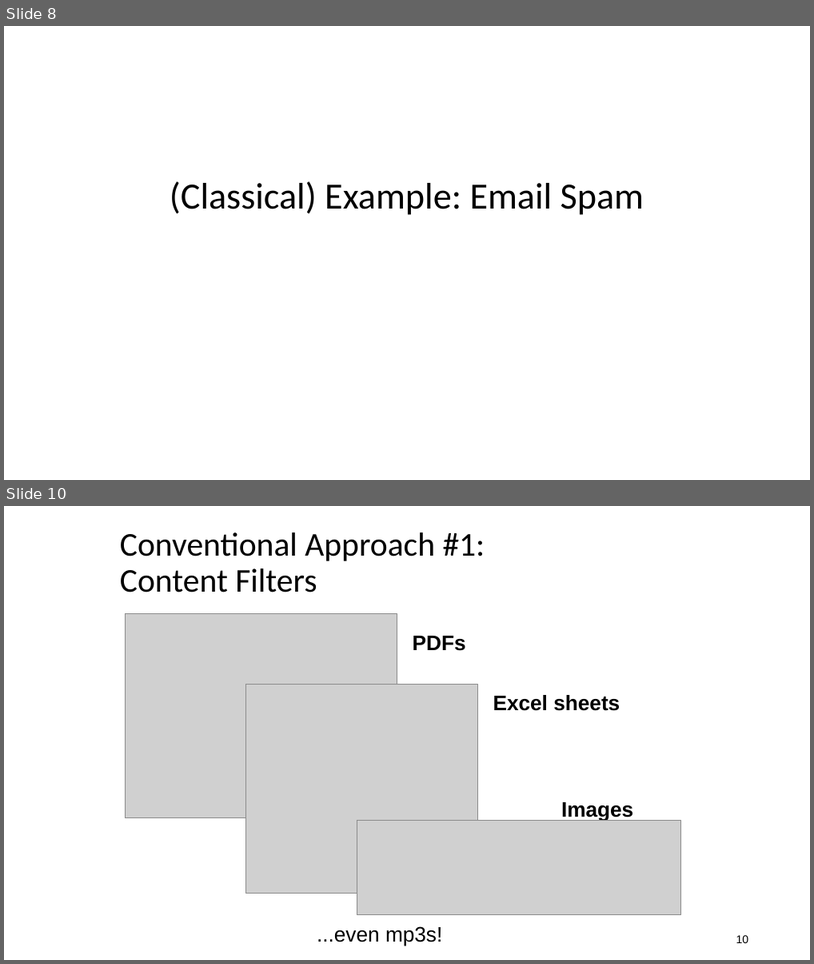
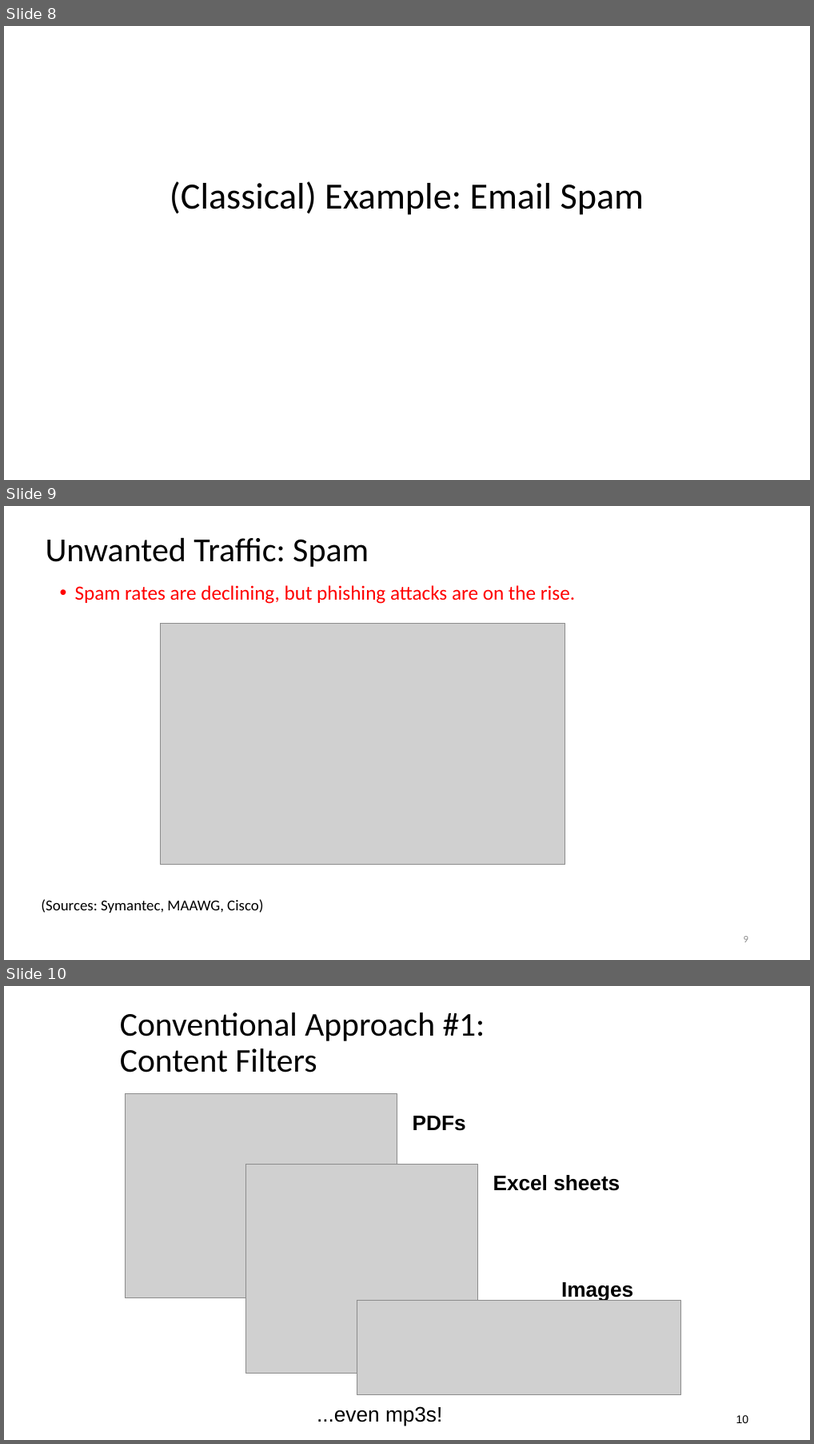
Before and after one commit to noise-lab/ml-systems, a slide deck: docs/slides/02-security.pptx. Shown one above the other, each under a label of ours: slides 8 and 10 before the commit, slides 8, 9 and 10 after it; the slides between them are not shown. The pictures are 814x964 and 814x1444 pixels, drawn with LibreOffice and Linux fonts; fonts in the diff are those of the drawing; grey boxes stand for pictures. Boxes give left, top, right and bottom in pixels: in the first picture for what was removed or moved away, otherwise in the second. Text is boxed around its words. In the diff, an @@ line names an element or a change of style, - is before the commit and + after.

Commit message:
new slide for spam statistucs

```diff
--- a/docs/slides/02-security.pptx
+++ b/docs/slides/02-security.pptx
@@ slide 9 added at bbox=[4, 506, 810, 960], background #FFFFFF @@
@@ title added at bbox=[46, 538, 369, 567], 40 pt, text #000000 @@
+Unwanted Traffic: Spam
@@ text added at bbox=[75, 585, 575, 604], 24 pt, text #FF0000 @@
+• Spam rates are declining, but phishing attacks are on the rise.
@@ picture added at bbox=[160, 624, 566, 864] @@
@@ text added at bbox=[41, 899, 263, 912], 18 pt, text #000000 @@
+(Sources: Symantec, MAAWG, Cisco)
@@ page number added at bbox=[744, 936, 749, 942], 12 pt, text #8C8C8C @@
+9
```
Also in this commit, not shown: 1 slide removed.
